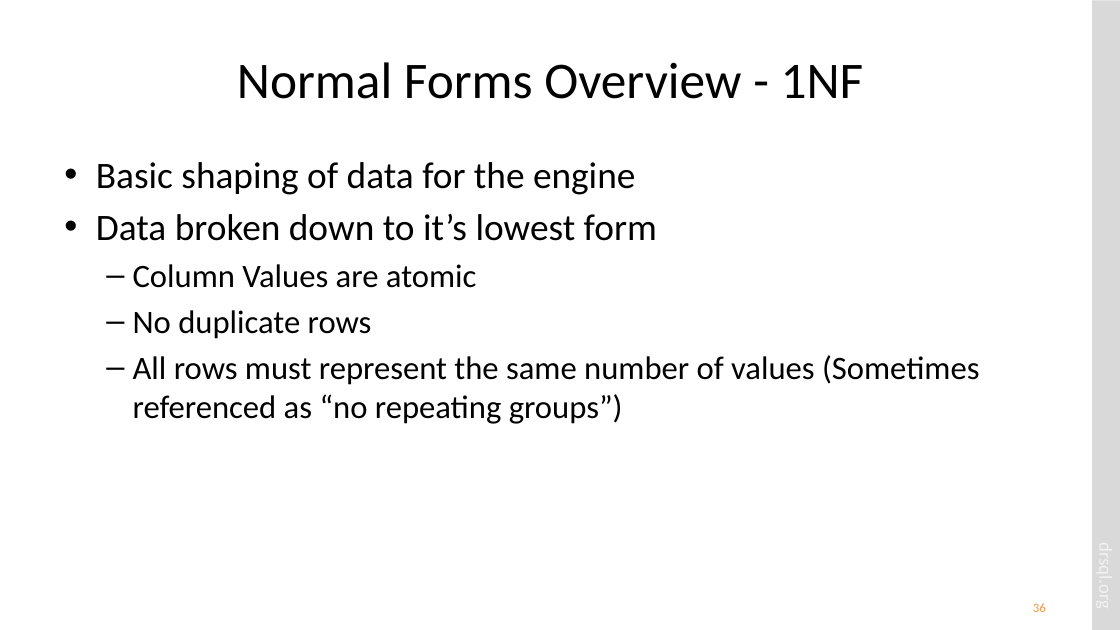
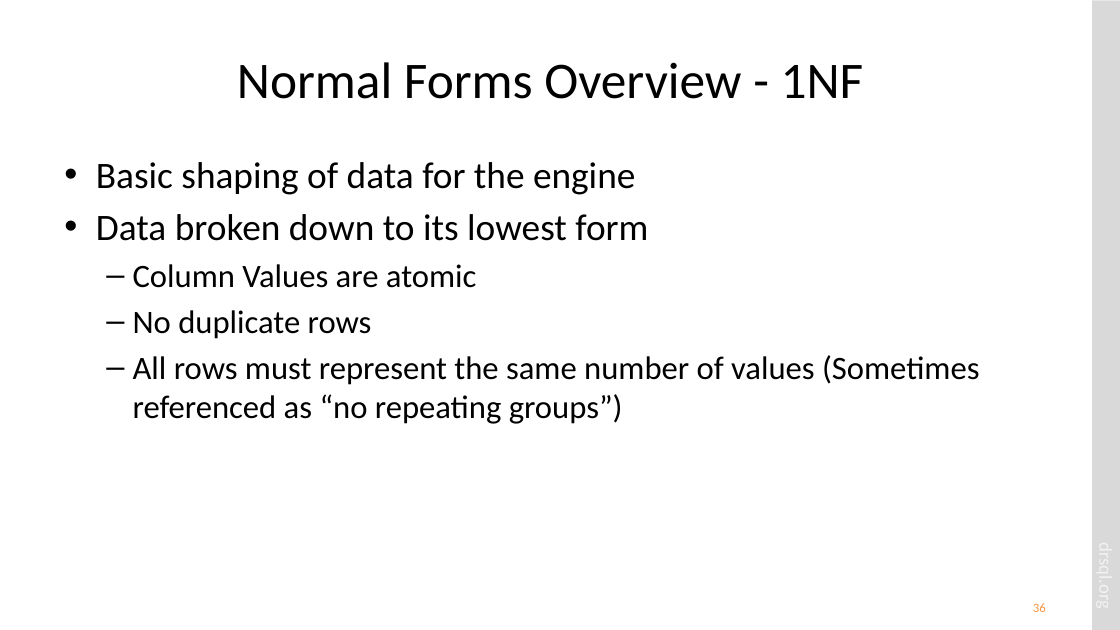
Before and after one commit to drsqlgithub/Presentation-Downloads, a slide deck: slide 36 of Relational Database Design/Relational Database Design.pptx. Drawn at 1120x630 pixels with LibreOffice and Linux fonts; fonts in the diff are those of the drawing. Boxes give left, top, right and bottom in pixels: in the first picture for what was removed or moved away, otherwise in the second. Text is boxed around its words. In the diff, an @@ line names an element or a change of style, - is before the commit and + after.

```diff
--- a/Relational Database Design/Relational Database Design.pptx
+++ b/Relational Database Design/Relational Database Design.pptx
@@ text at bbox=[96, 214, 648, 241]: text changed @@
-• Data broken down to it’s lowest form
+• Data broken down to its lowest form
```
Also in this commit, not shown: 10 other slides changed.
